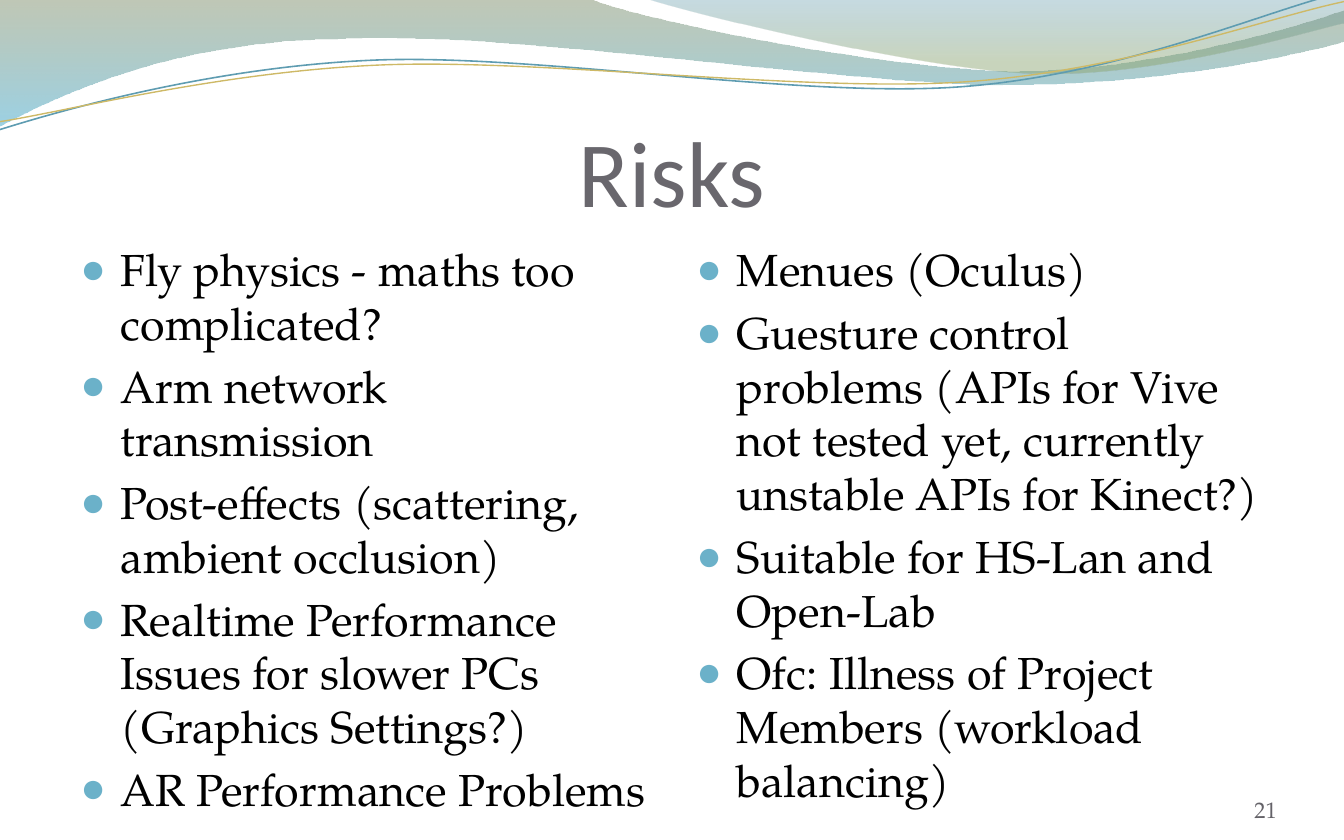
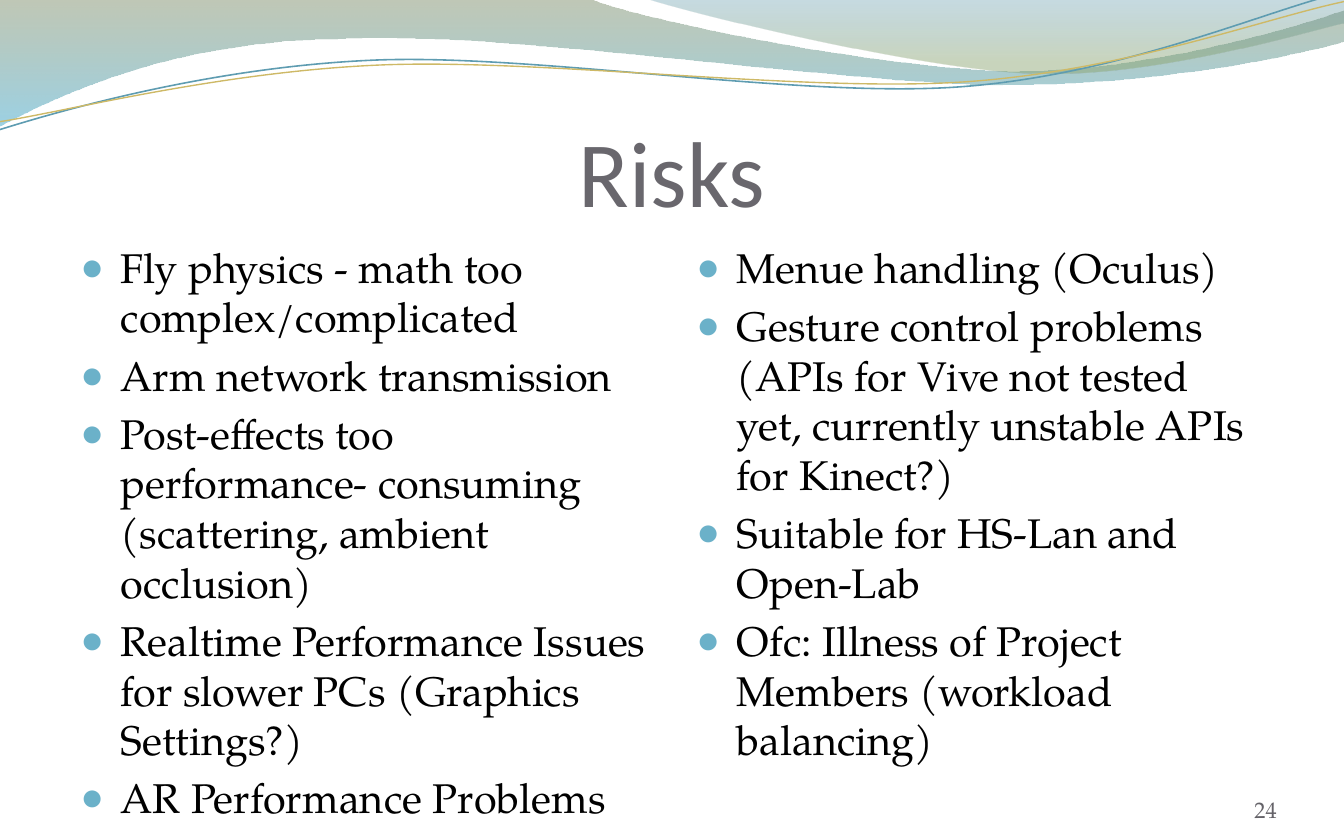
Before and after one commit to andreasdietze/Rift-WingsuitV2, a slide deck: slide 24 of Präsentationen/Projektpräsentation/Project proposal Rift Wingsuit V2.pptx (slide 21 before the commit). Drawn at 1344x840 pixels with LibreOffice and Linux fonts; fonts in the diff are those of the drawing; background and template pictures are left out. Boxes give left, top, right and bottom in pixels: in the first picture for what was removed or moved away, otherwise in the second. Text is boxed around its words. In the diff, an @@ line names an element or a change of style, - is before the commit and + after.

```diff
--- a/Präsentationen/Projektpräsentation/Project proposal Rift Wingsuit V2.pptx
+++ b/Präsentationen/Projektpräsentation/Project proposal Rift Wingsuit V2.pptx
@@ text at (121, 253, 522, 344): text changed; size 24 to 22.2 pt @@
-● Fly physics - maths too complicated?
+● Fly physics - math too complex/complicated
@@ text at (737, 252, 1245, 500): text changed; size 24 to 22.2 pt @@
-● Menues (Oculus)
-● Guesture control problems (APIs for Vive not tested yet, currently unstable APIs for Kinect?)
+● Menue handling (Oculus)
+● Gesture control problems (APIs for Vive not tested yet, currently unstable APIs for Kinect?)
@@ text at (121, 361, 645, 814): size 24 to 22.2 pt in "Arm network transmission", "Realtime Performance Issues for slower PCs (Graphics ...", "AR Performance Problems" @@
@@ text at (121, 418, 581, 608): text changed; size 24 to 22.2 pt @@
-● Post-effects (scattering, ambient occlusion)
+● Post-effects too performance- consuming (scattering, ambient occlusion)
@@ text at (737, 517, 1178, 767): size 24 to 22.2 pt in "Suitable for HS-Lan and Open-Lab", "Ofc: Illness of Project Members (workload balancing)" @@
@@ page number at (1254, 802, 1276, 818): text changed @@
-21
+24
```
Also in this commit, not shown: 3 other slides changed, 3 slides added.
